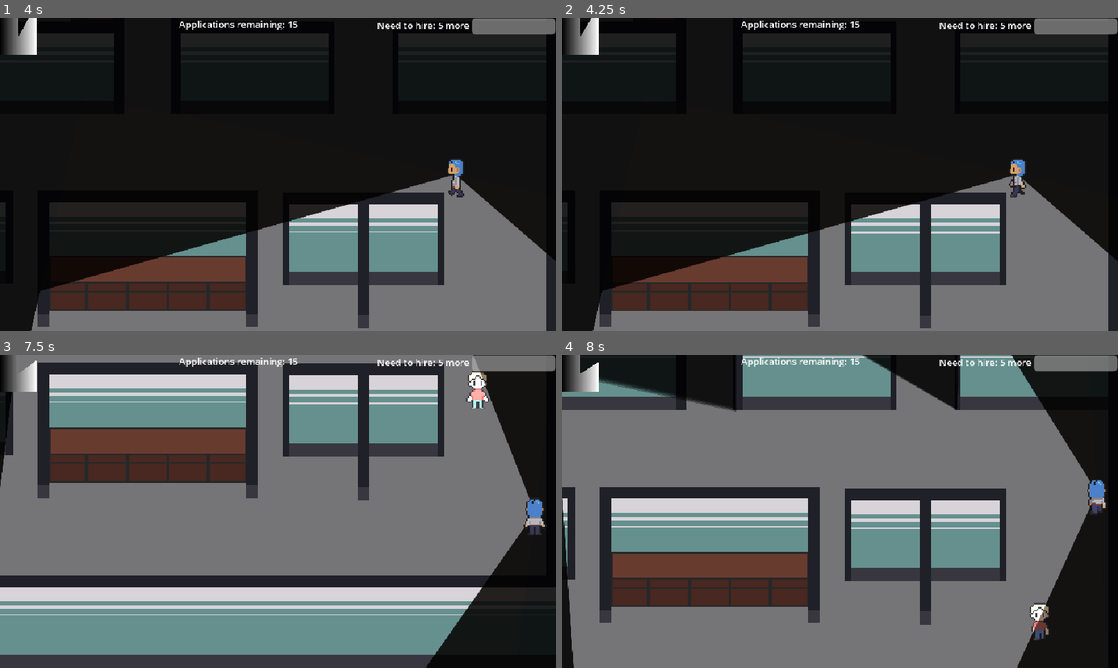
Above: before the commit, frames 1-4 (two rows, left to right).
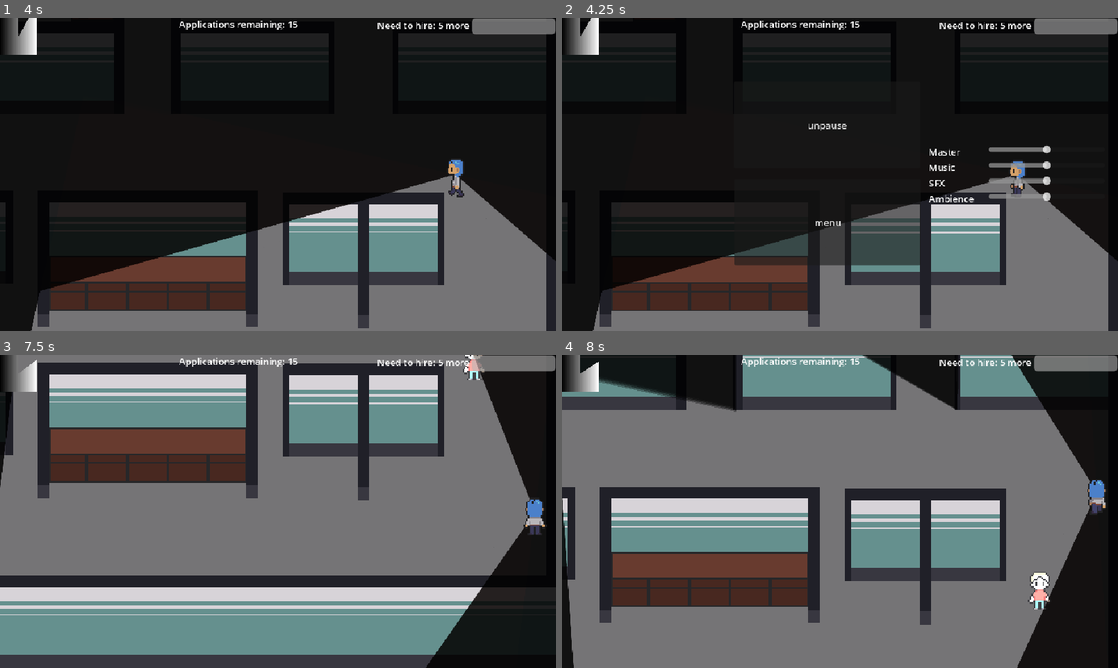
Above: after the commit, the same moments.

Repository: ygda-org/brackeys-26.2
Game: Godot game, scene res://main/main.tscn
Two runs of this game, one before a commit and one after it. Both use one fixed random seed, a clock stepped at 60 frames per second and the inputs below. Sound files missing from this copy of the repository are replaced by a short silence.
Inputs (mouse positions are in pixels of both pictures, inside the frame that each line leads up to):
- Up to frame 1 (4 s): tap Enter at 0.5 s; move the mouse to (400, 158) at 0.52 s; hold D (right) 0.53-1.28 s; click (400, 158) at 0.6 s; move the mouse to (166, 190) at 1.27 s; hold S (down) 1.28-2.03 s; click (166, 190) at 1.35 s; tap Space at 2 s; move the mouse to (333, 105) at 2.02 s; hold D (right) 2.03-2.78 s; click (333, 105) at 2.1 s; move the mouse to (250, 237) at 2.77 s; hold W (up) 2.78-3.53 s; click (250, 237) at 2.85 s; move the mouse to (444, 221) at 3.52 s; hold A (left) from 3.53 s (still down); click (444, 221) at 3.6 s
- Up to frame 2 (4.25 s): keep holding A (left); tap Escape (pause, bound only after the commit) at 4.15 s
- Up to frame 3 (7.5 s): release A (left) at 4.25 s; click (266, 461) at 4.25 s, where only the run after the commit has a clickable "unpause"; tap Enter at 5 s; move the mouse to (111, 464) at 5.02 s; hold A (left) 5.03-5.78 s; click (111, 464) at 5.1 s; move the mouse to (305, 511) at 5.77 s; hold S (down) 5.78-6.53 s; click (305, 511) at 5.85 s; move the mouse to (194, 433) at 6.52 s; hold D (right) 6.53-7.28 s; click (194, 433) at 6.6 s; move the mouse to (400, 495) at 7.27 s; hold W (up) from 7.28 s (still down); click (400, 495) at 7.35 s
- Up to frame 4 (8 s): keep holding W (up)

Frame 1 is identical in both runs. In frame 2, 4.7% of the frame differs, in the area x 4-88%, y 1-80%; in frame 3, 0.5%; in frame 4, 0.6%.

Commit message:
settings menu without them merge conflcits

Diff:
--- a/main/main.tscn
+++ b/main/main.tscn
@@ -4,6 +4,7 @@
 [ext_resource type="PackedScene" uid="uid://cfuf580udqoo8" path="res://level.tscn" id="3_c651c"]
 [ext_resource type="PackedScene" uid="uid://bk6x32oppt138" path="res://player/player.tscn" id="3_xwkvk"]
 [ext_resource type="PackedScene" uid="uid://cu5d4okbwduef" path="res://ui/hud/hud.tscn" id="4_3wy1v"]
+[ext_resource type="PackedScene" uid="uid://bt36bnfrc05q4" path="res://ui/pause_menu/pause_menu.tscn" id="6_kfbq2"]
 
 [node name="Main" type="Node2D" unique_id=1068375960]
 script = ExtResource("1_3wy1v")
@@ -20,3 +21,7 @@
 editor_only = true
 
 [node name="Hud" parent="." unique_id=1698542637 instance=ExtResource("4_3wy1v")]
+
+[node name="CanvasLayer" type="CanvasLayer" parent="." unique_id=558521517]
+
+[node name="PauseMenu" parent="CanvasLayer" unique_id=2044091051 instance=ExtResource("6_kfbq2")]
--- a/project.godot
+++ b/project.godot
@@ -67,6 +67,11 @@
 "events": [Object(InputEventMouseButton,"resource_local_to_scene":false,"resource_name":"","device":-1,"window_id":0,"a …(253 unchanged characters)…
 ]
 }
+pause={
+"deadzone": 0.2,
+"events": [Object(InputEventKey,"resource_local_to_scene":false,"resource_name":"","device":-1,"window_id":0,"alt_pressed":false,"shift_pressed":false,"ctrl_pressed":false,"meta_pressed":false,"pressed":false,"keycode":0,"physical_keycode":4194305,"key_label":0,"unicode":0,"location":0,"echo":false,"script":null)
+]
+}
 
 [layer_names]
 
--- a/ui/main_menu/main_menu.tscn
+++ b/ui/main_menu/main_menu.tscn
@@ -139,7 +139,6 @@
 metadata/_custom_type_script = "uid://bovnl3o1f7ip1"
 
 [node name="YGDAIntro" type="Control" parent="." unique_id=2046822149]
-visible = false
 anchors_preset = 0
 offset_right = 40.0
 offset_bottom = 40.0
--- a/ui/main_menu/settings/settings.gd
+++ b/ui/main_menu/settings/settings.gd
@@ -2,6 +2,11 @@
 
 func _ready():
 	$Fade.self_modulate = Color(0,0,0,0)
+
+	$VolumeGrid/MasterSlider.value = db_to_linear(AudioServer.get_bus_volume_db(AudioServer.get_bus_index("Master")))
+	$VolumeGrid/MusicSlider.value = db_to_linear(AudioServer.get_bus_volume_db(AudioServer.get_bus_index("Music")))
+	$VolumeGrid/SFXSlider.value = db_to_linear(AudioServer.get_bus_volume_db(AudioServer.get_bus_index("SFX")))
+	$VolumeGrid/AmbienceSlider.value = db_to_linear(AudioServer.get_bus_volume_db(AudioServer.get_bus_index("Linear")))
 
 func _on_master_slider_value_changed(value):
 	change_bus_volume("Master", value)
@@ -25,7 +30,7 @@
 	var tween = $Fade.create_tween()
 	tween.tween_property($Fade, "self_modulate", Color(0,0,0,1),seconds)
 
-func _on_juicy_button_pressed():
+func _on_return_button_pressed():
 	fade_out(1)
 	await get_tree().create_timer(2).timeout
 	get_tree().change_scene_to_file("uid://chx5r6nxm8j6b")
--- a/ui/main_menu/settings/settings.tscn
+++ b/ui/main_menu/settings/settings.tscn
@@ -70,7 +70,7 @@
 step = 0.05
 value = 0.5
 
-[node name="JuicyButton" type="Button" parent="." unique_id=1215965652]
+[node name="ReturnButton" type="Button" parent="." unique_id=1215965652]
 layout_mode = 0
 offset_left = 344.0
 offset_top = 347.0
@@ -84,4 +84,4 @@
 [connection signal="value_changed" from="VolumeGrid/MusicSlider" to="." method="_on_music_slider_value_changed"]
 [connection signal="value_changed" from="VolumeGrid/SFXSlider" to="." method="_on_sfx_slider_value_changed"]
 [connection signal="value_changed" from="VolumeGrid/AmbienceSlider" to="." method="_on_ambience_slider_value_changed"]
-[connection signal="pressed" from="JuicyButton" to="." method="_on_juicy_button_pressed"]
+[connection signal="pressed" from="ReturnButton" to="." method="_on_return_button_pressed"]
--- /dev/null
+++ b/ui/pause_menu/pause_menu.gd
@@ -0,0 +1,49 @@
+extends Control
+
+
+# Called when the node enters the scene tree for the first time.
+func _ready():
+	visible = false
+
+
+# Called every frame. 'delta' is the elapsed time since the previous frame.
+func _process(delta):
+	if Input.is_action_just_pressed("pause"):
+		toggle_pause()
+
+func toggle_pause():
+	if get_tree().paused == true:
+		SFX.unpause_all(true, 10.0)
+		visible = false
+		get_tree().paused = false
+		print("unpause")
+
+	elif get_tree().paused == false:
+		SFX.pause_all(true, 10.0)
+		visible = true
+		get_tree().paused = true
+		print("pause")
+
+
+func _on_unpause_button_pressed():
+	toggle_pause()
+
+func _on_menu_button_pressed():
+	get_tree().change_scene_to_file("uid://chx5r6nxm8j6b")
+
+func _on_master_slider_value_changed(value):
+	change_bus_volume("Master", value)
+
+func _on_music_slider_value_changed(value):
+	change_bus_volume("Music", value)
+
+func _on_sfx_slider_value_changed(value):
+	change_bus_volume("SFX", value)
+
+func _on_ambience_slider_value_changed(value):
+	change_bus_volume("Ambience", value)
+
+func change_bus_volume(bus, linear_value):
+	var db_value = linear_to_db(linear_value)
+	var bus_index = AudioServer.get_bus_index(bus)
+	AudioServer.set_bus_volume_db(bus_index, db_value)
--- /dev/null
+++ b/ui/pause_menu/pause_menu.tscn
@@ -0,0 +1,92 @@
+[gd_scene format=3 uid="uid://bt36bnfrc05q4"]
+
+[ext_resource type="Script" uid="uid://147a2wf0vhdv" path="res://ui/pause_menu/pause_menu.gd" id="1_jbgdu"]
+[ext_resource type="Script" uid="uid://bovnl3o1f7ip1" path="res://ui/juicy_button/juicy_button.gd" id="1_mnjdh"]
+
+[node name="PauseMenu" type="Control" unique_id=2044091051]
+process_mode = 3
+z_index = 100
+layout_mode = 3
+anchors_preset = 15
+anchor_right = 1.0
+anchor_bottom = 1.0
+grow_horizontal = 2
+grow_vertical = 2
+script = ExtResource("1_jbgdu")
+
+[node name="UnpauseButton" type="Button" parent="." unique_id=302854013]
+layout_mode = 0
+offset_left = 297.0
+offset_top = 110.0
+offset_right = 618.0
+offset_bottom = 259.0
+text = "unpause"
+script = ExtResource("1_mnjdh")
+metadata/_custom_type_script = "uid://bovnl3o1f7ip1"
+
+[node name="MenuButton" type="Button" parent="." unique_id=936892777]
+layout_mode = 0
+offset_left = 298.0
+offset_top = 278.0
+offset_right = 619.0
+offset_bottom = 427.0
+text = "menu"
+script = ExtResource("1_mnjdh")
+metadata/_custom_type_script = "uid://bovnl3o1f7ip1"
+
+[node name="VolumeGrid" type="GridContainer" parent="." unique_id=747198778]
+layout_mode = 0
+offset_left = 633.0
+offset_top = 219.0
+offset_right = 937.0
+offset_bottom = 323.0
+columns = 2
+
+[node name="MasterLabel" type="Label" parent="VolumeGrid" unique_id=717176186]
+custom_minimum_size = Vector2(100, 0)
+layout_mode = 2
+text = "Master"
+
+[node name="MasterSlider" type="HSlider" parent="VolumeGrid" unique_id=609199401]
+custom_minimum_size = Vector2(200, 0)
+layout_mode = 2
+max_value = 1.0
+step = 0.05
+value = 0.5
+
+[node name="MusicLabel" type="Label" parent="VolumeGrid" unique_id=1814924835]
+layout_mode = 2
+text = "Music"
+
+[node name="MusicSlider" type="HSlider" parent="VolumeGrid" unique_id=1127473702]
+layout_mode = 2
+max_value = 1.0
+step = 0.05
+value = 0.5
+
+[node name="SFXLabel" type="Label" parent="VolumeGrid" unique_id=771313047]
+layout_mode = 2
+text = "SFX"
+
+[node name="SFXSlider" type="HSlider" parent="VolumeGrid" unique_id=939900759]
+layout_mode = 2
+max_value = 1.0
+step = 0.05
+value = 0.5
+
+[node name="AmbienceLabel" type="Label" parent="VolumeGrid" unique_id=882744527]
+layout_mode = 2
+text = "Ambience"
+
+[node name="AmbienceSlider" type="HSlider" parent="VolumeGrid" unique_id=1551489048]
+layout_mode = 2
+max_value = 1.0
+step = 0.05
+value = 0.5
+
+[connection signal="pressed" from="UnpauseButton" to="." method="_on_unpause_button_pressed"]
+[connection signal="pressed" from="MenuButton" to="." method="_on_menu_button_pressed"]
+[connection signal="value_changed" from="VolumeGrid/MasterSlider" to="." method="_on_master_slider_value_changed"]
+[connection signal="value_changed" from="VolumeGrid/MusicSlider" to="." method="_on_music_slider_value_changed"]
+[connection signal="value_changed" from="VolumeGrid/SFXSlider" to="." method="_on_sfx_slider_value_changed"]
+[connection signal="value_changed" from="VolumeGrid/AmbienceSlider" to="." method="_on_ambience_slider_value_changed"]
Not shown, added: ui/pause_menu/pause_menu.gd.uid
